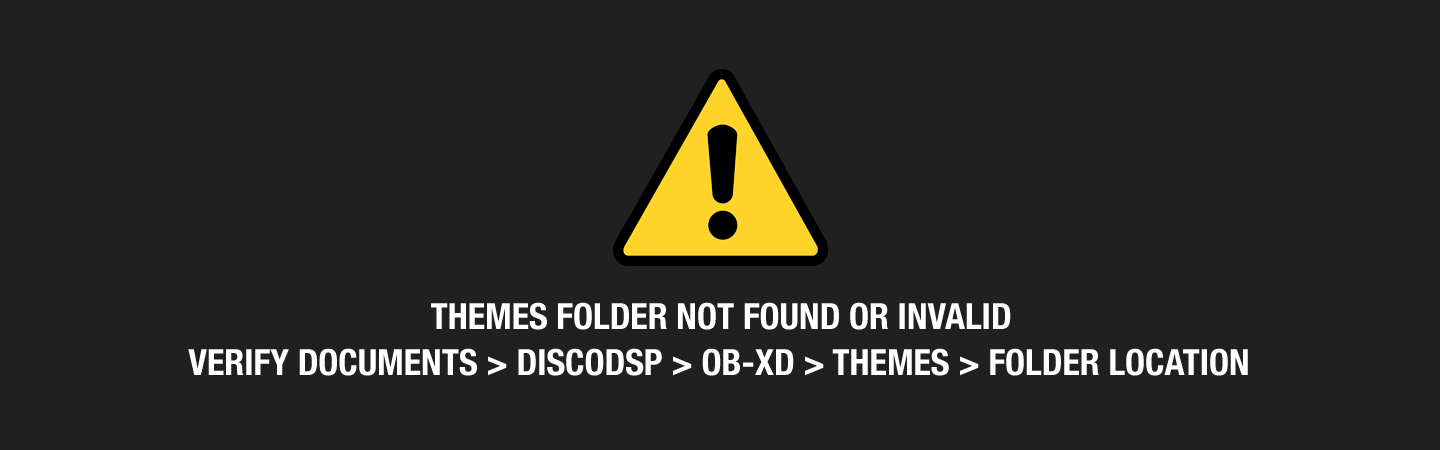
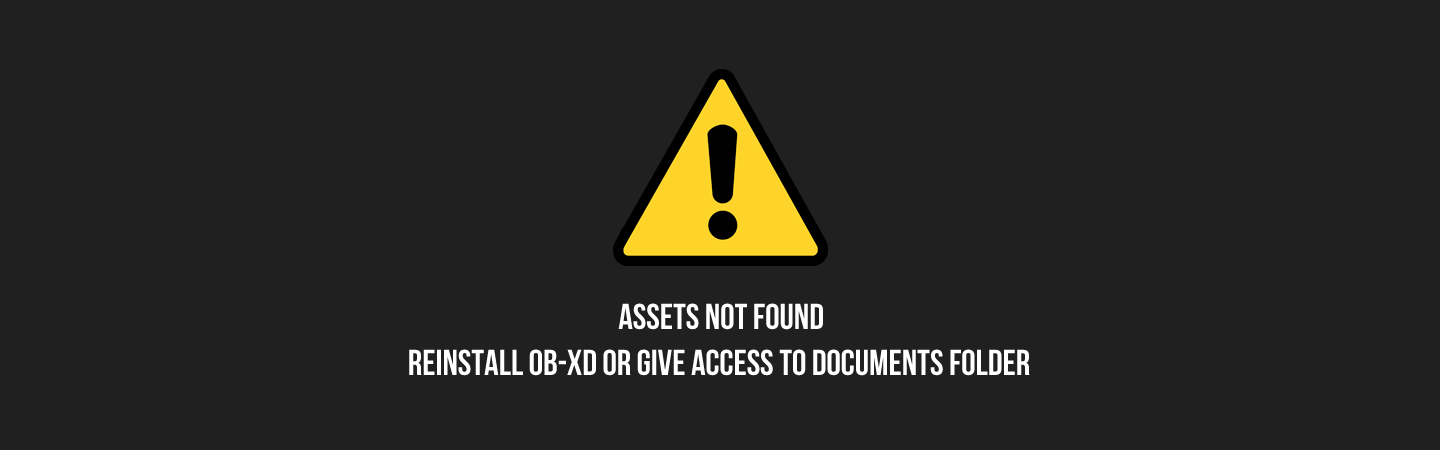
Two versions of the same layered image (1440x450). Layer-by-layer changes:
renamed "VERIFY DOCUMENTS > DISCODSP > OB-XD > THEMES > FOLDER LOCATION" to "REINSTALL OB-XD OR GIVE ACCESS TO DOCUMENTS FOLDER", painted on it over [188, 348, 1248, 376]
renamed "THEMES FOLDER NOT FOUND OR INVALID" to "ASSETS NOT FOUND", painted on it over [431, 302, 1011, 330]
